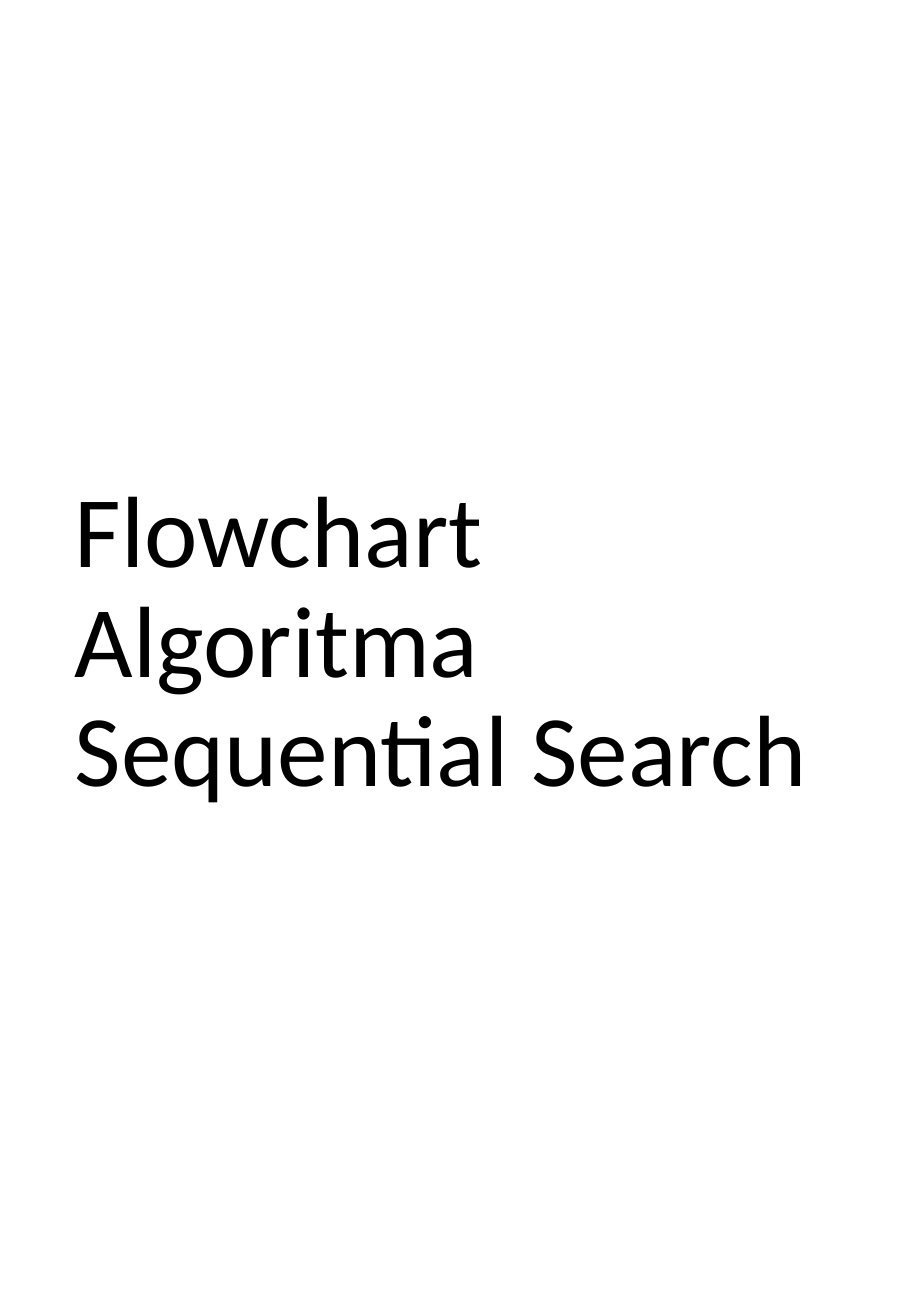
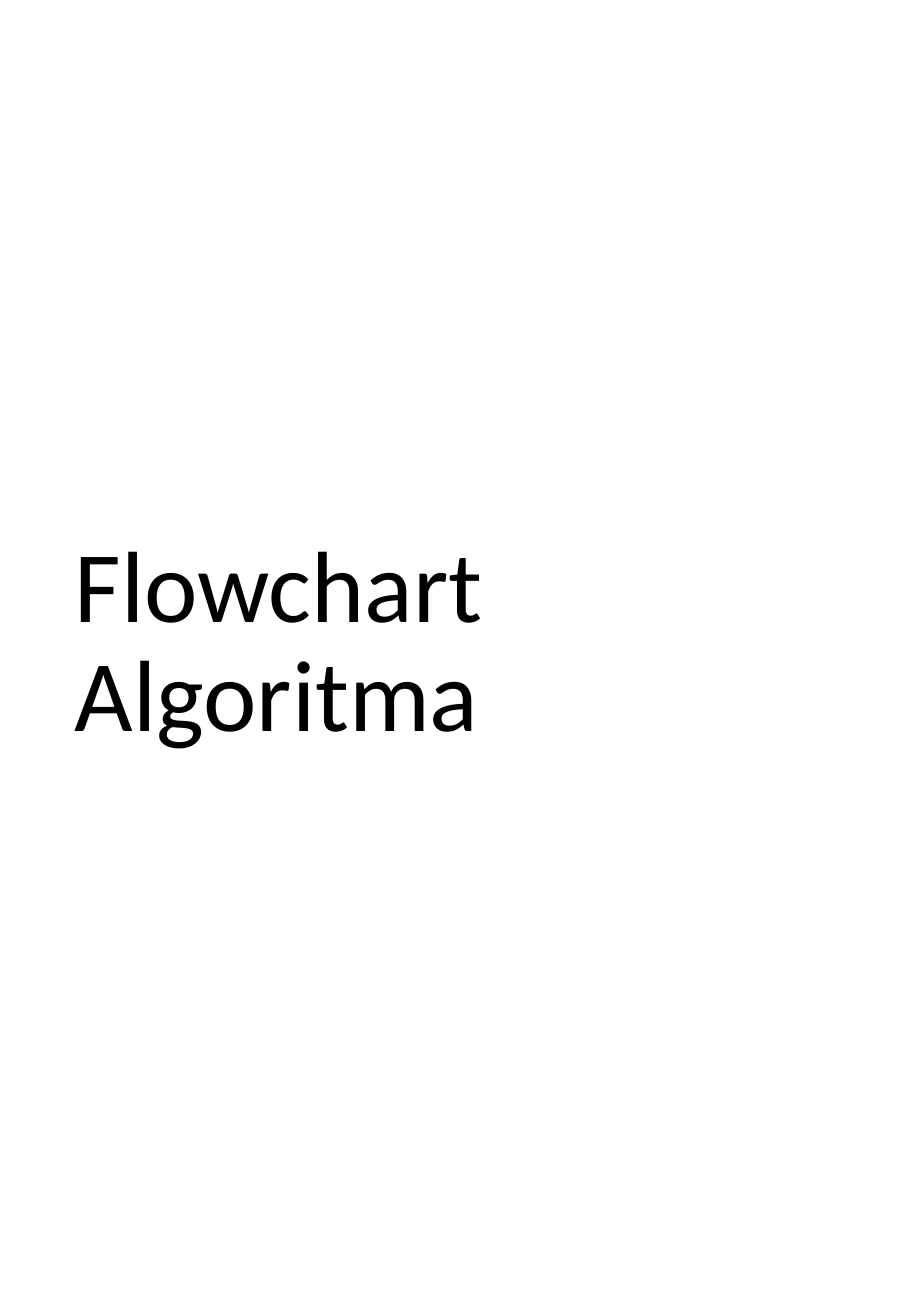
Before and after one commit to ilham513/mypresence, a slide deck: slide 4 of desain/flowchart.pptx. Drawn at 911x1316 pixels with LibreOffice and Linux fonts; fonts in the diff are those of the drawing. Boxes give left, top, right and bottom in pixels: in the first picture for what was removed or moved away, otherwise in the second. Text is boxed around its words. In the diff, an @@ line names an element or a change of style, - is before the commit and + after.

```diff
--- a/desain/flowchart.pptx
+++ b/desain/flowchart.pptx
@@ title at (75, 551, 482, 749): text changed @@
-Flowchart Algoritma
-Sequential Search
+Flowchart Algoritma
```
Also in this commit, not shown: 1 other slide changed, 1 slide added, 1 slide removed.
